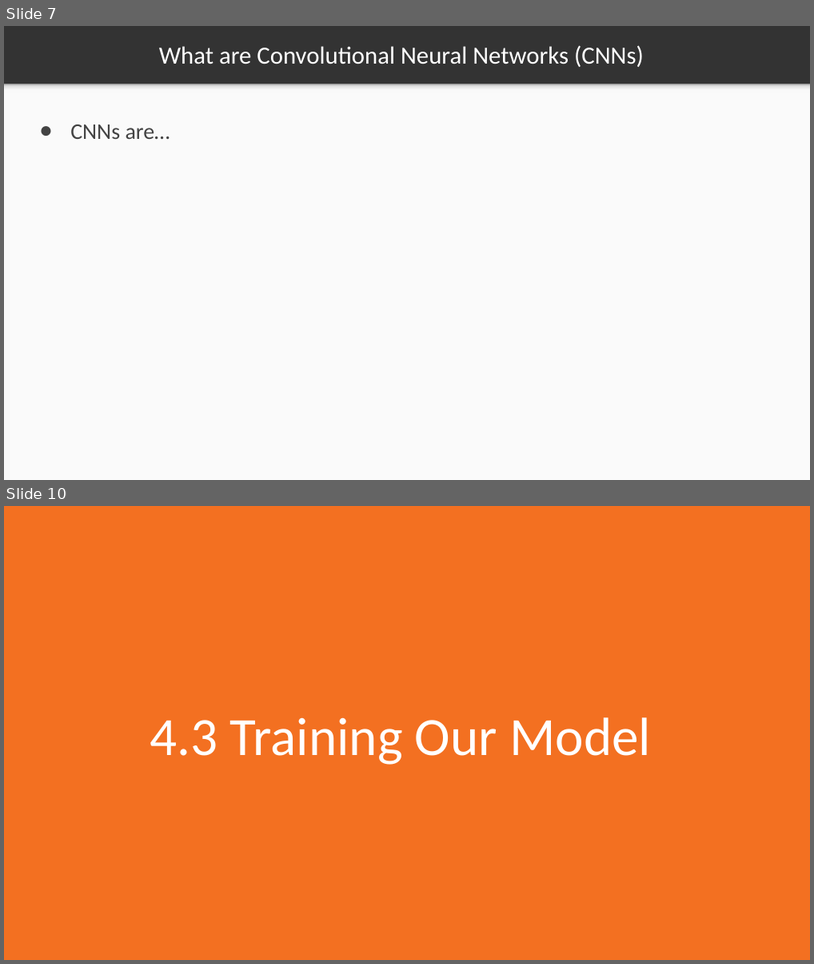
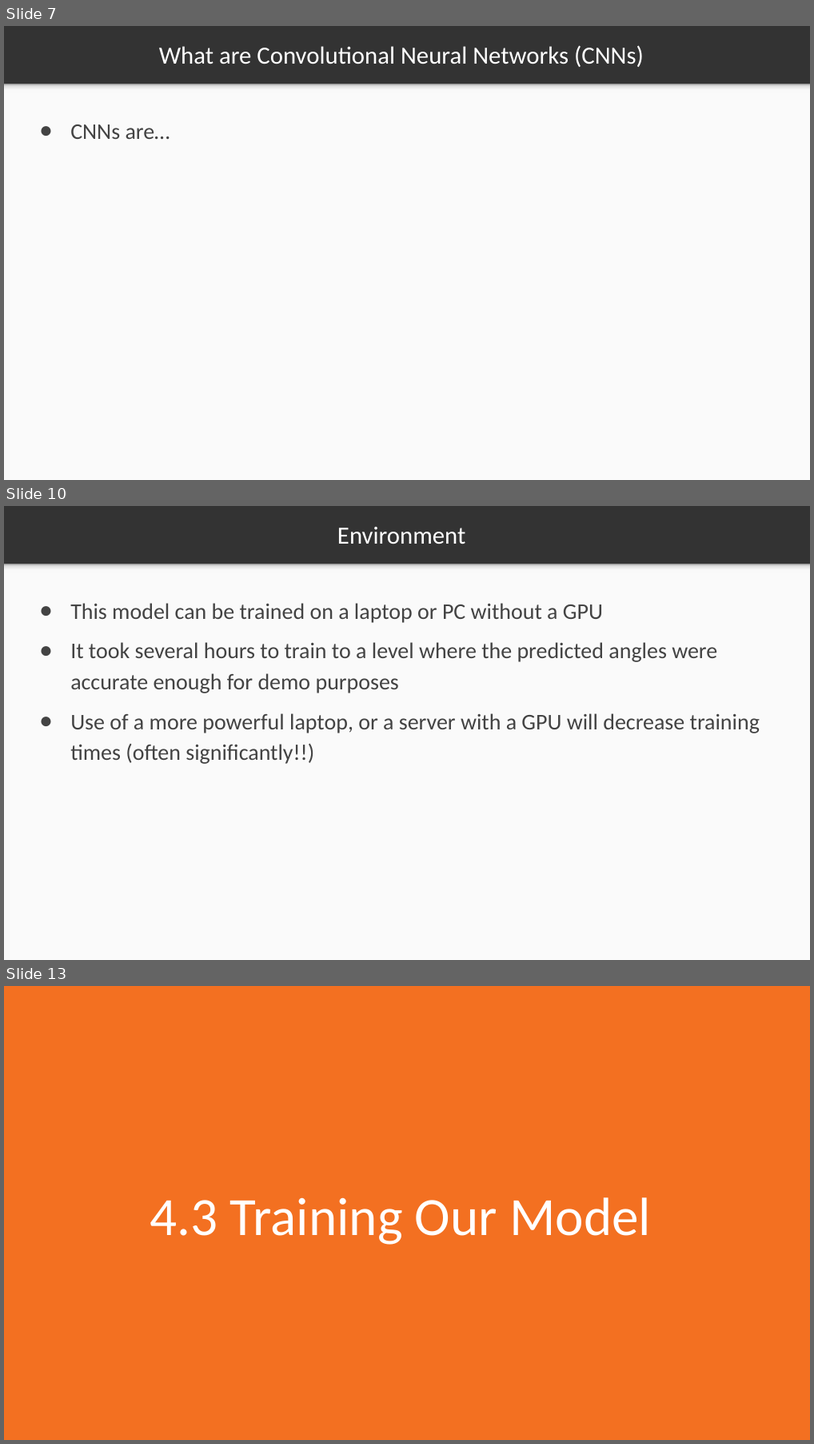
Before and after one commit to markstrefford/1.-Learning-Python-AI-by-Example, a slide deck: 4. Predicting the steering angle of a car/Slides/4.1.pptx. Shown one above the other, each under a label of ours: slides 7 and 10 before the commit, slides 7, 10 and 13 after it; the slides between them are not shown. The pictures are 814x964 and 814x1444 pixels, drawn with LibreOffice and Linux fonts; fonts in the diff are those of the drawing. Boxes give left, top, right and bottom in pixels: in the first picture for what was removed or moved away, otherwise in the second. Text is boxed around its words. In the diff, an @@ line names an element or a change of style, - is before the commit and + after.

```diff
--- a/4. Predicting the steering angle of a car/Slides/4.1.pptx
+++ b/4. Predicting the steering angle of a car/Slides/4.1.pptx
@@ slide 10 added at box(4, 506, 810, 960), background #333333; not listed: 2 template elements that a slide beside it also shows @@
@@ title added at box(338, 527, 466, 544), 44 pt, text #FFFFFF @@
+Environment
@@ text added at box(70, 603, 760, 764), 40 pt, text #434343 @@
+● This model can be trained on a laptop or PC without a GPU
+● It took several hours to train to a level where the predicted angles were accurate enough for demo purposes
+● Use of a more powerful laptop, or a server with a GPU will decrease training times (often significantly!!)
@@ what was slide 10 is now slide 13 @@
```
Also in this commit, not shown: 3 slides changed, 7 other slides added.
